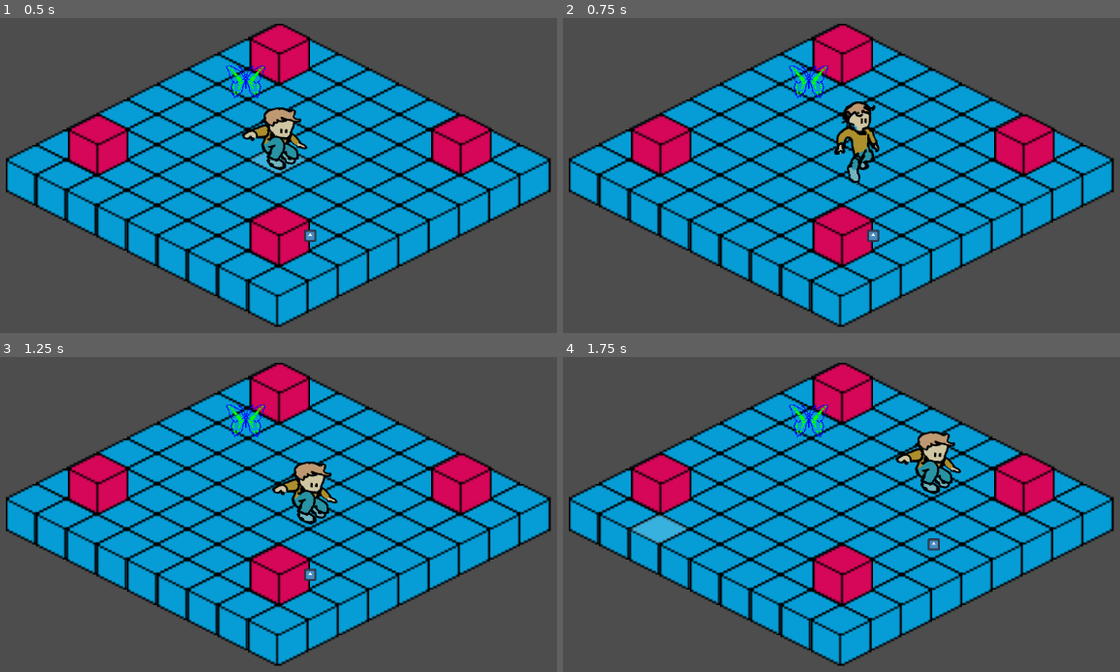
Above: before the commit, frames 1-4 (two rows, left to right).
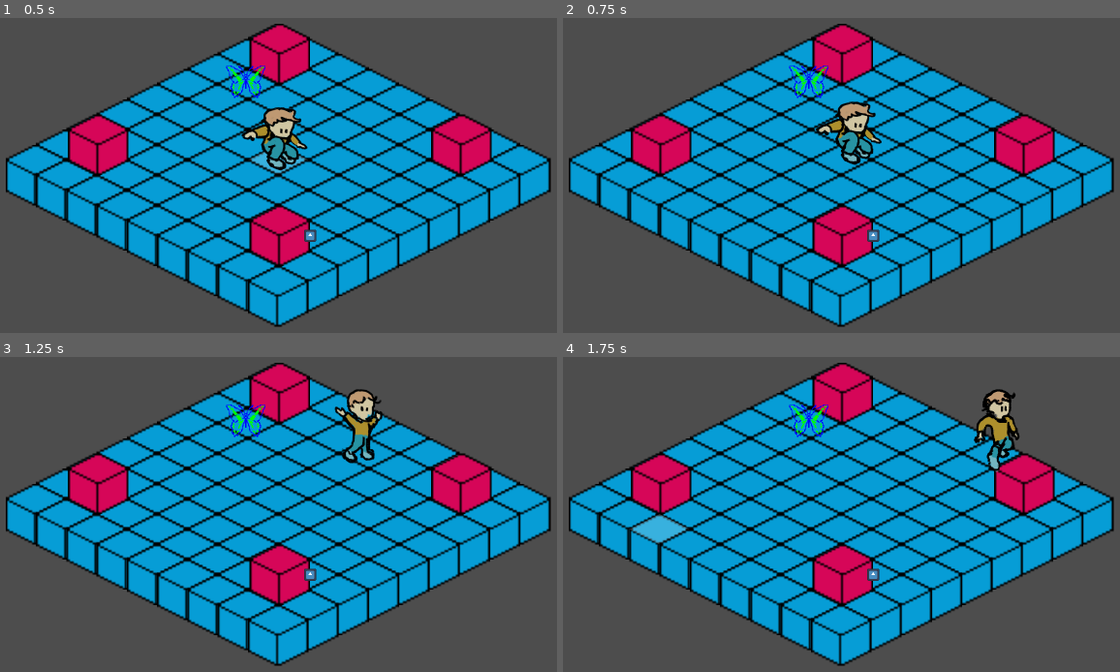
Above: after the commit, the same moments.

Repository: remimorvan/isometric-reverse-heist-simulator-2000
Game: Godot game, scene res://scenes/main.tscn
Same seed, same stepped clock (60 frames per second), same inputs: the game is played once before the commit and once after it. The engine's default icon, where the game draws it, is replaced by a stand-in: a white triangle on a blue panel in a dark square.
Inputs (mouse positions are in pixels of both pictures, inside the frame that each line leads up to):
- Up to frame 1 (0.5 s): no input
- Up to frame 2 (0.75 s): tap Enter at 0.5 s; move the mouse to (1014, 128) at 0.52 s; tap T at 0.6 s; click (1014, 128) at 0.67 s
- Up to frame 3 (1.25 s): no input
- Up to frame 4 (1.75 s): move the mouse to (685, 530) at 1.27 s; tap T at 1.35 s; click (685, 530) at 1.42 s

Frame 1 is identical in both runs. In frame 2, 1.3% of the frame differs, in the area x 45-58%, y 26-53%; in frame 3, 2.4%; in frame 4, 2.6%, in the area x 54-82%, y 10-72%.

Commit message:
check if turned finish to play

Diff:
--- a/scenes/game_object_handler.gd
+++ b/scenes/game_object_handler.gd
@@ -4,12 +4,6 @@
 
 @onready var layer0: TileMapLayer = $"../Layer0"
 @onready var layer1: TileMapLayer = $"../Layer1"
-
-func new_turn():
-	for obj in self.get_children():
-		obj.play(turn_nb)
-
-	turn_nb += 1
 
 func turn_finished():
 	for obj in self.get_children():
@@ -38,11 +32,13 @@
 func is_tile_free(tile: Vector2i) -> bool:
 	return tile not in occupied_tiles()
 
-func _unhandled_input(event: InputEvent) -> void:
-	if event is InputEventKey and event.pressed:
-		if event.keycode == KEY_T:
-			if turn_finished():
-				print("New turn", turn_nb)
-				new_turn()
-			else:
-				print("Wait for end of turn")
+func can_play() -> bool:
+	return turn_finished()
+
+func make_new_turn() -> void:
+	if can_play():
+		print("Turn ", turn_nb)
+		for obj in get_children():
+			obj.play(turn_nb)
+		turn_nb += 1
+	print("Error: Wait for end of turn")
--- a/scripts/player.gd
+++ b/scripts/player.gd
@@ -32,8 +32,8 @@
 			_advance_to_next_target()
 
 func _unhandled_input(event: InputEvent) -> void:
-	if event is InputEventMouseButton and event.pressed:
-		if event.button_index == MOUSE_BUTTON_LEFT:
+	if game_object_handler.can_play():
+		if event is InputEventMouseButton and event.pressed and event.button_index == MOUSE_BUTTON_LEFT:
 			var click_pos = get_global_mouse_position()
 			var cliked_tile = layer0.local_to_map(click_pos)
 			var player_tile = game_object_handler.tile_of_object(self)
@@ -42,14 +42,16 @@
 				if game_object_handler.tile_of_object(obj) == cliked_tile:
 					var result_interaction = obj.interact(player_tile)
 					result_interaction.call(self)
+					game_object_handler.make_new_turn()
 					return
 			selected_tile = cliked_tile
-			print("\nNew tile selected:", selected_tile)
+			print("Tile selected: ", selected_tile)
+			game_object_handler.make_new_turn()
 
 func _process(delta: float) -> void:
 	pass
 
-func play(tour_nb):
+func play(tour_nb: int) -> void:
 	var start_tile = layer0.local_to_map(global_position)
 	var end_tile = selected_tile
 
@@ -61,9 +63,7 @@
 		layer0,
 		layer1
 	)
-
 	print(new_path)
-
 	use_new_path(new_path)
 
 	glow_interactable_objects(end_tile)
